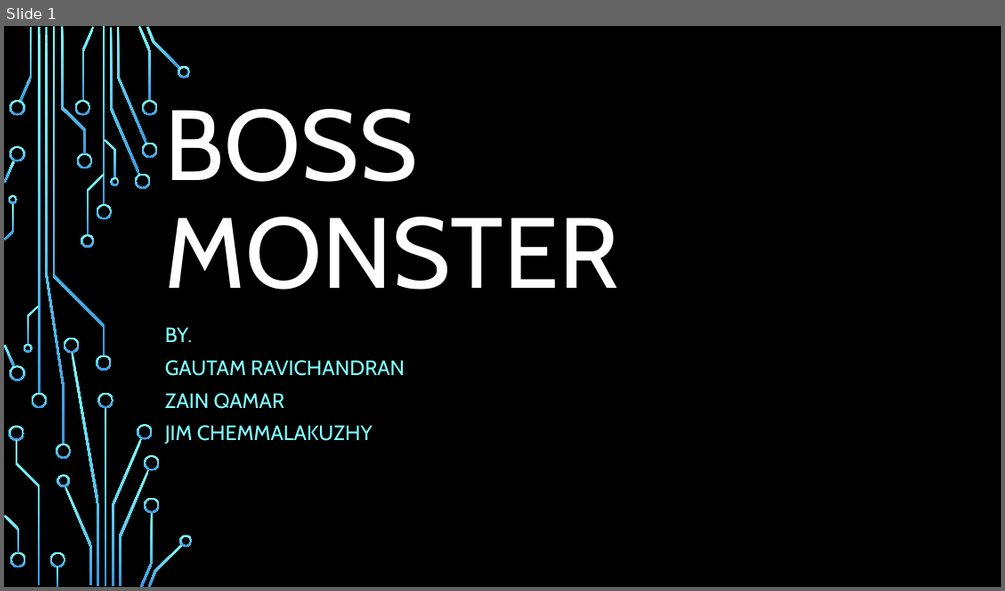
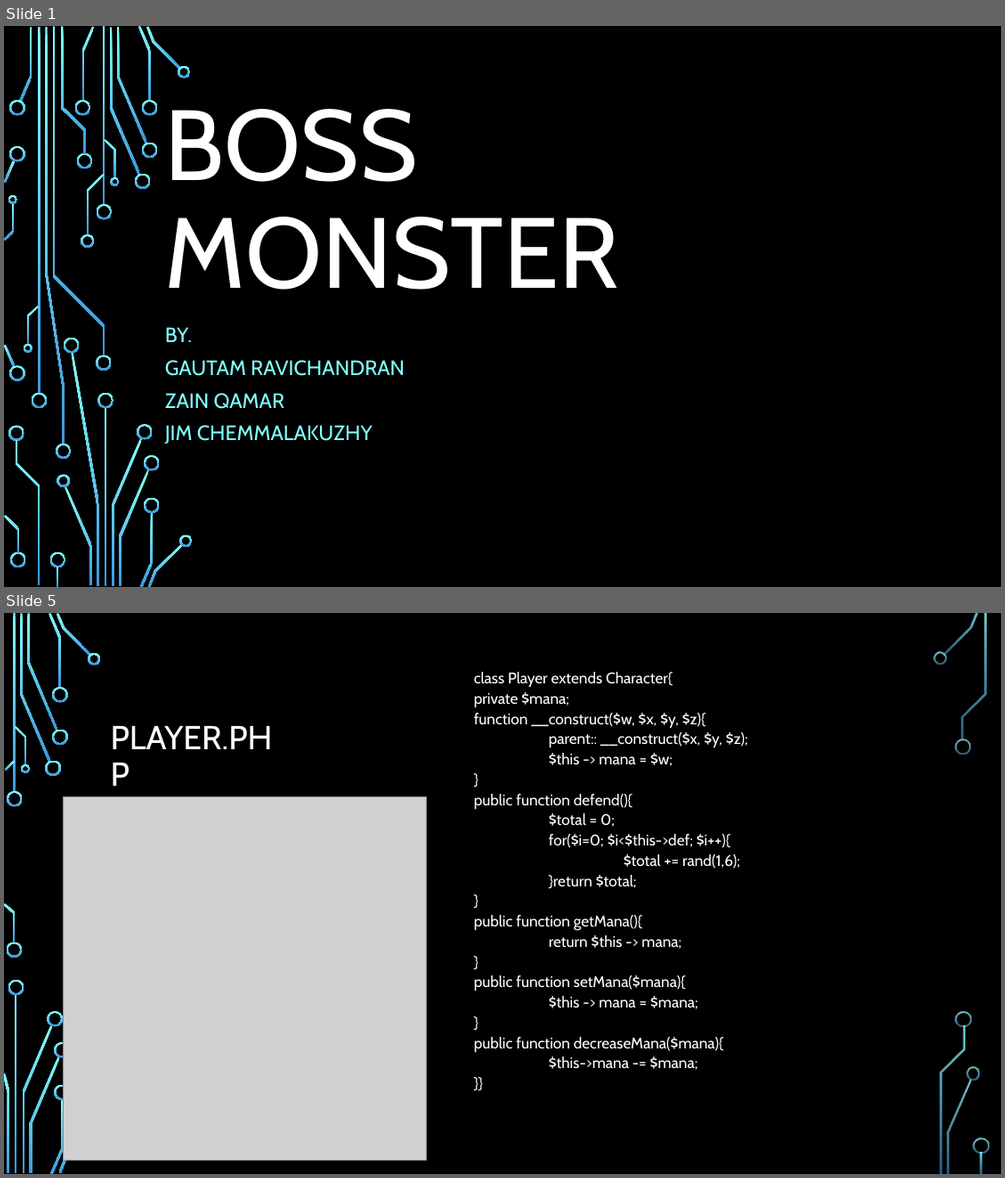
Before and after one commit to jchemma/PHP_Project, a slide deck: BossMonster.pptx. Shown one above the other, each under a label of ours: slide 1 before the commit, slides 1 and 5 after it; the slides between them are not shown. The pictures are 1005x591 and 1005x1178 pixels, drawn with LibreOffice and Linux fonts; fonts in the diff are those of the drawing; grey boxes stand for pictures; background and template pictures are left out. Boxes give left, top, right and bottom in pixels: in the first picture for what was removed or moved away, otherwise in the second. Text is boxed around its words. In the diff, an @@ line names an element or a change of style, - is before the commit and + after.

```diff
--- a/BossMonster.pptx
+++ b/BossMonster.pptx
@@ slide 5 added at (x1=4, y1=613, x2=1001, y2=1174), background picture (left out) @@
@@ text added at (x1=474, y1=672, x2=748, y2=1070), 14.8 pt, text #FFFFFF @@
+class Player extends Character{
+private $mana;
+function __construct($w, $x, $y, $z){
+parent:: __construct($x, $y, $z);
+$this -> mana = $w;
+}
+public function defend(){
+$total = 0;
+for($i=0; $i<$this->def; $i++){
+$total += rand(1,6);
+}return $total;
+}
+public function getMana(){
+return $this -> mana;
+}
+public function setMana($mana){
+$this -> mana = $mana;
+}
+public function decreaseMana($mana){
+$this->mana -= $mana;
+}}
@@ title added at (x1=111, y1=726, x2=273, y2=749), 32 pt, text #FFFFFF @@
+PLAYER.PHP
@@ picture added at (x1=63, y1=797, x2=427, y2=1160) @@
@@ group added at (x1=4, y1=613, x2=989, y2=1174): 32 freeform shapes, 3 rectangles @@
```
Also in this commit, not shown: 1 slide changed, 4 other slides added, 5 slides removed.
